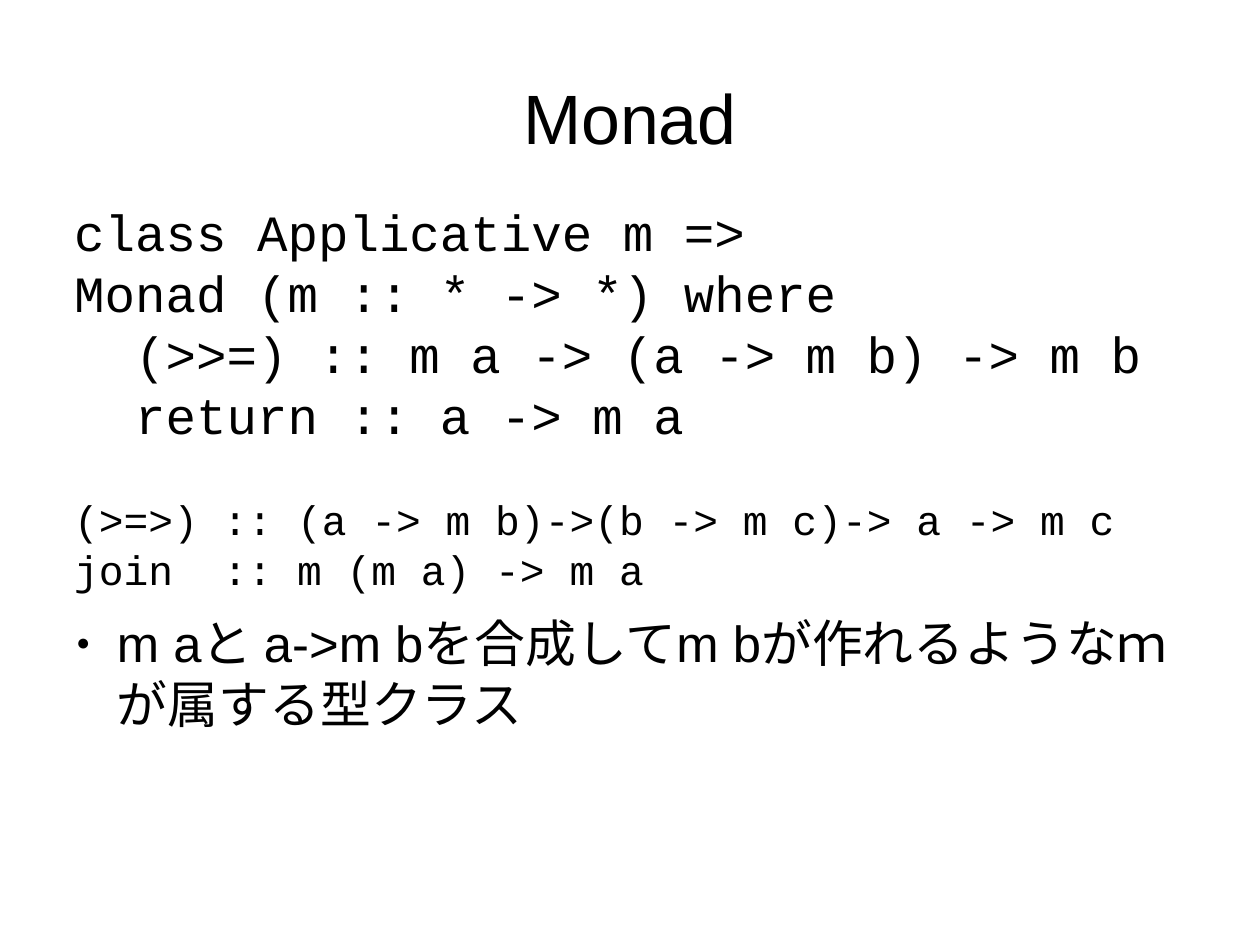
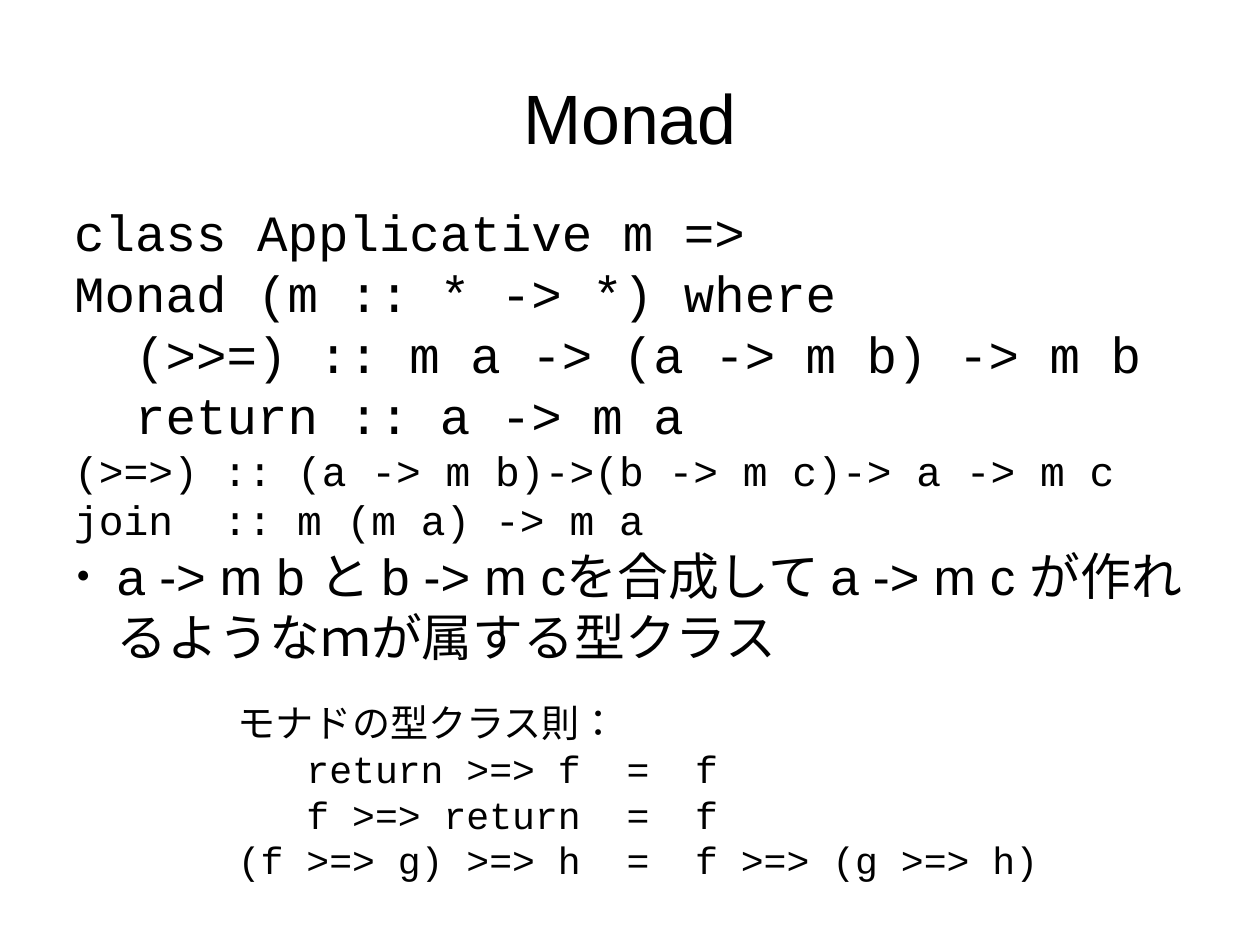
Before and after one commit to nushio3/learn-haskell, a slide deck: slide 83 of Tsukuba-2016.odp (slide 80 before the commit). Drawn at 1260x945 pixels with LibreOffice and Linux fonts; fonts in the diff are those of the drawing. Boxes give left, top, right and bottom in pixels: in the first picture for what was removed or moved away, otherwise in the second. Text is boxed around its words. In the diff, an @@ line names an element or a change of style, - is before the commit and + after.

```diff
--- a/Tsukuba-2016.odp
+++ b/Tsukuba-2016.odp
@@ text "class Applicative m =>" rewrapped from bbox=[74, 215, 1141, 594] to bbox=[74, 215, 1141, 544] @@
@@ text added at bbox=[117, 543, 1182, 660], 32 pt, text #000000 @@
+● a -> m b と b -> m cを合成して a -> m c が作れるようなｍが属する型クラス
@@ text removed at bbox=[117, 622, 719, 666] @@
-● m aと a->m bを合成してm bが作れるようなｍが属する型クラス
@@ text added at bbox=[238, 705, 1038, 882], 24 pt, text #000000 @@
+モナドの型クラス則：
+return >=> f = f
+f >=> return = f
+(f >=> g) >=> h = f >=> (g >=> h)
```
Also in this commit, not shown: 32 other slides changed, 9 slides added, 1 slide removed, 1 other file.
